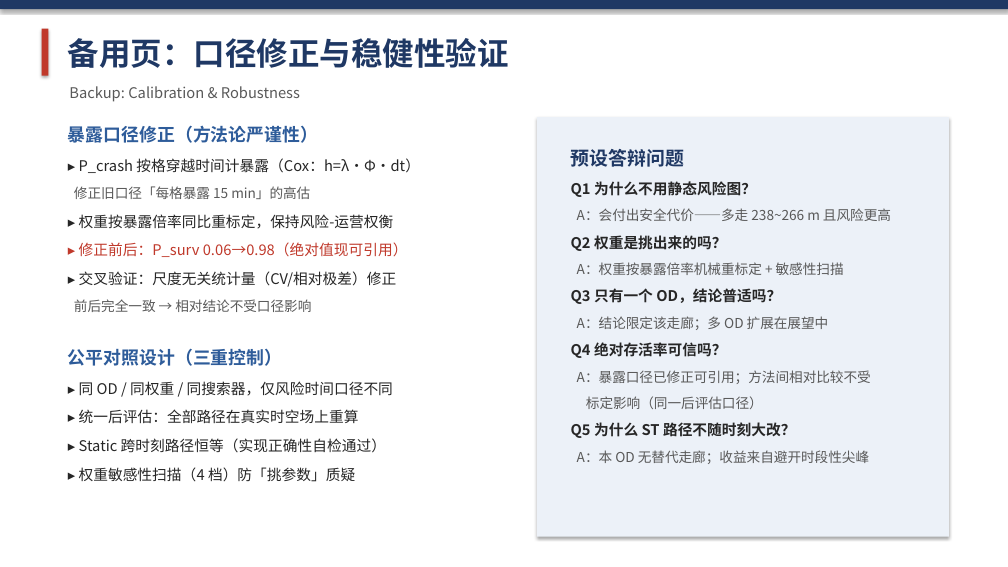
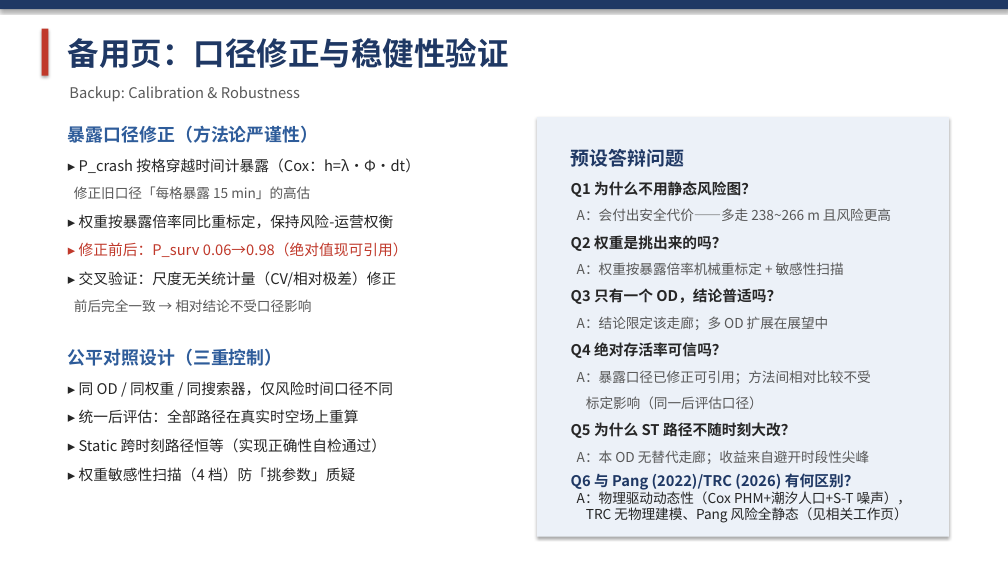
Before and after one commit to 909347194/Risk-Path, a slide deck: slide 10 of 学术汇报_时空异质性感知的低空无人机路径规划.pptx (slide 9 before the commit). Drawn at 1008x567 pixels with LibreOffice and Linux fonts; fonts in the diff are those of the drawing. Boxes give left, top, right and bottom in pixels: in the first picture for what was removed or moved away, otherwise in the second. Text is boxed around its words. In the diff, an @@ line names an element or a change of style, - is before the commit and + after.

Commit message:
ppt: 新增相关工作与研究空白页(差异化矩阵+生态位定位,源于 related-papers) + TD-RiskA* 状态表述按论文叙事修正 + 答辩补 Q6 文献对比

```diff
--- a/学术汇报_时空异质性感知的低空无人机路径规划.pptx
+++ b/学术汇报_时空异质性感知的低空无人机路径规划.pptx
@@ text at (x1=571, y1=473, x2=911, y2=523): paragraphs added @@
+Q6 与 Pang (2022)/TRC (2026) 有何区别？
+A：物理驱动动态性（Cox PHM+潮汐人口+S-T 噪声），
+TRC 无物理建模、Pang 风险全静态（见相关工作页）
```
Also in this commit, not shown: 1 other slide changed, 1 slide added, 9 other files.
